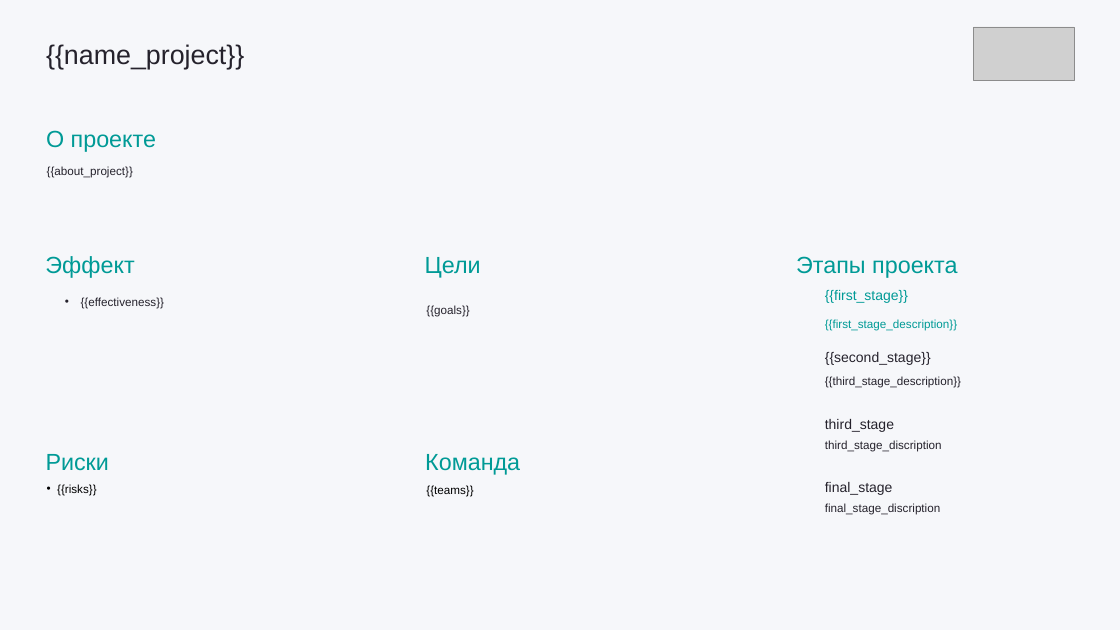
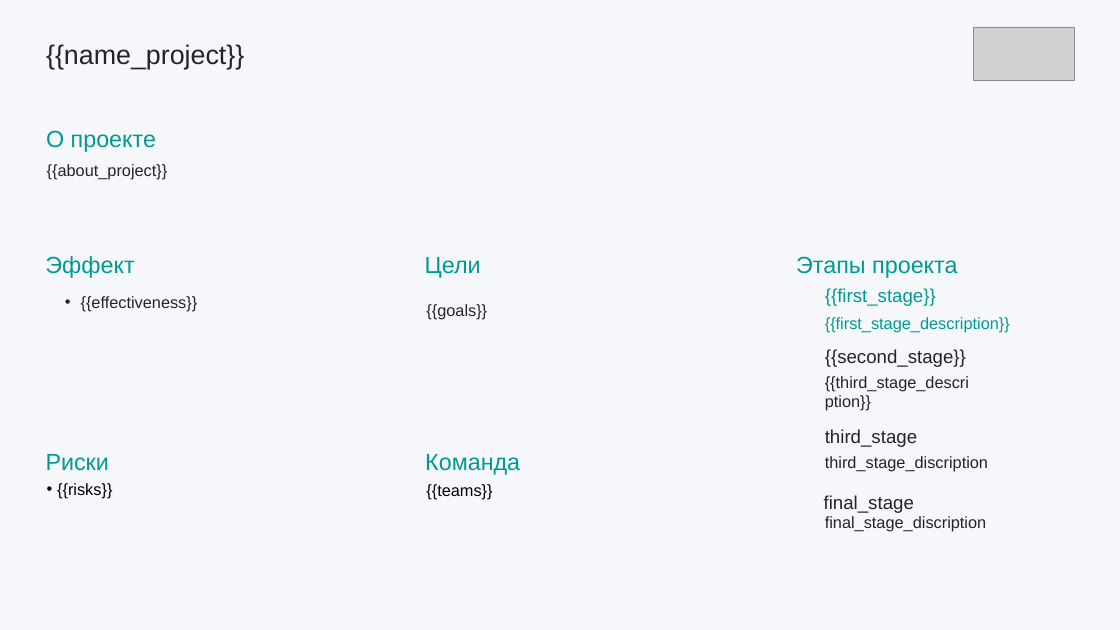
Before and after one commit to valerrkaaa/Hack_GoCodeHackMSK_2022, a slide deck: slide 2 of PowerPoint/pptx_template.pptx. Drawn at 1120x630 pixels with LibreOffice and Linux fonts; fonts in the diff are those of the drawing; grey boxes stand for pictures; background and template pictures are left out. Boxes give left, top, right and bottom in pixels: in the first picture for what was removed or moved away, otherwise in the second. Text is boxed around its words. In the diff, an @@ line names an element or a change of style, - is before the commit and + after.

```diff
--- a/PowerPoint/pptx_template.pptx
+++ b/PowerPoint/pptx_template.pptx
@@ size 24 to 32 pt in 4 elements at (825, 288, 936, 306), (825, 429, 917, 447), (824, 495, 914, 513), (825, 349, 966, 367) @@
@@ text "third_stage": place and size @@
-text "third_stage" at (825, 419, 894, 432)
+text "third_stage" at (825, 429, 917, 447)
@@ size 20 to 28 pt in 9 elements at (47, 164, 168, 180), (426, 304, 487, 320), (81, 296, 198, 312), (57, 483, 112, 499), (825, 317, 1010, 333), (426, 484, 492, 500), (825, 516, 986, 532), (825, 376, 969, 391), (825, 456, 988, 472) @@
@@ text "third_stage_discription": place and size @@
-text "third_stage_discription" at (825, 440, 942, 452)
+text "third_stage_discription" at (825, 456, 988, 472)
@@ text "final_stage": place and size @@
-text "final_stage" at (825, 482, 893, 495)
+text "final_stage" at (824, 495, 914, 513)
@@ text "final_stage_discription": place and size @@
-text "final_stage_discription" at (825, 503, 941, 515)
+text "final_stage_discription" at (825, 516, 986, 532)
```
Also in this commit, not shown: 5 other slides changed, 6 other files.
